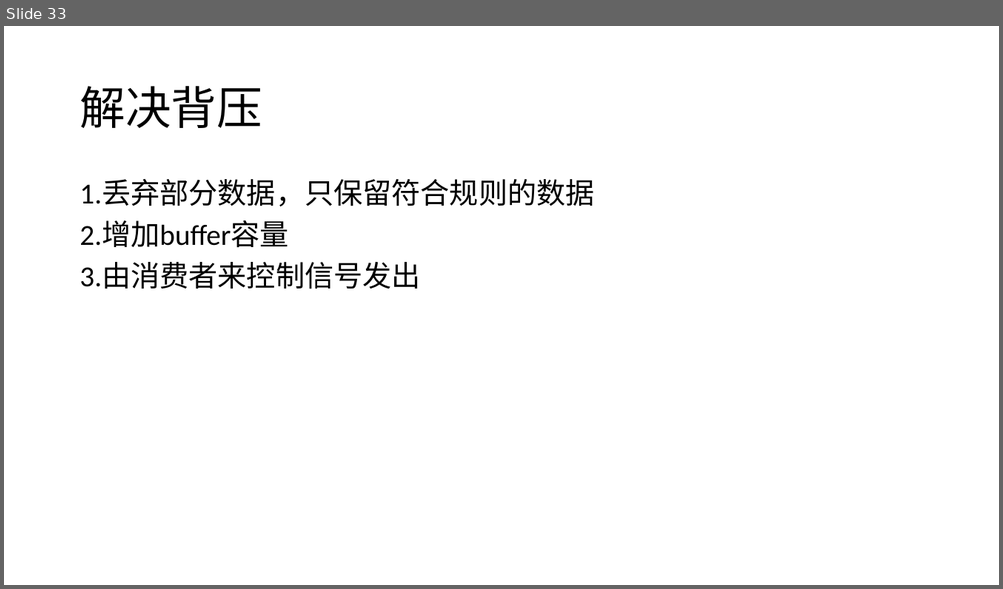
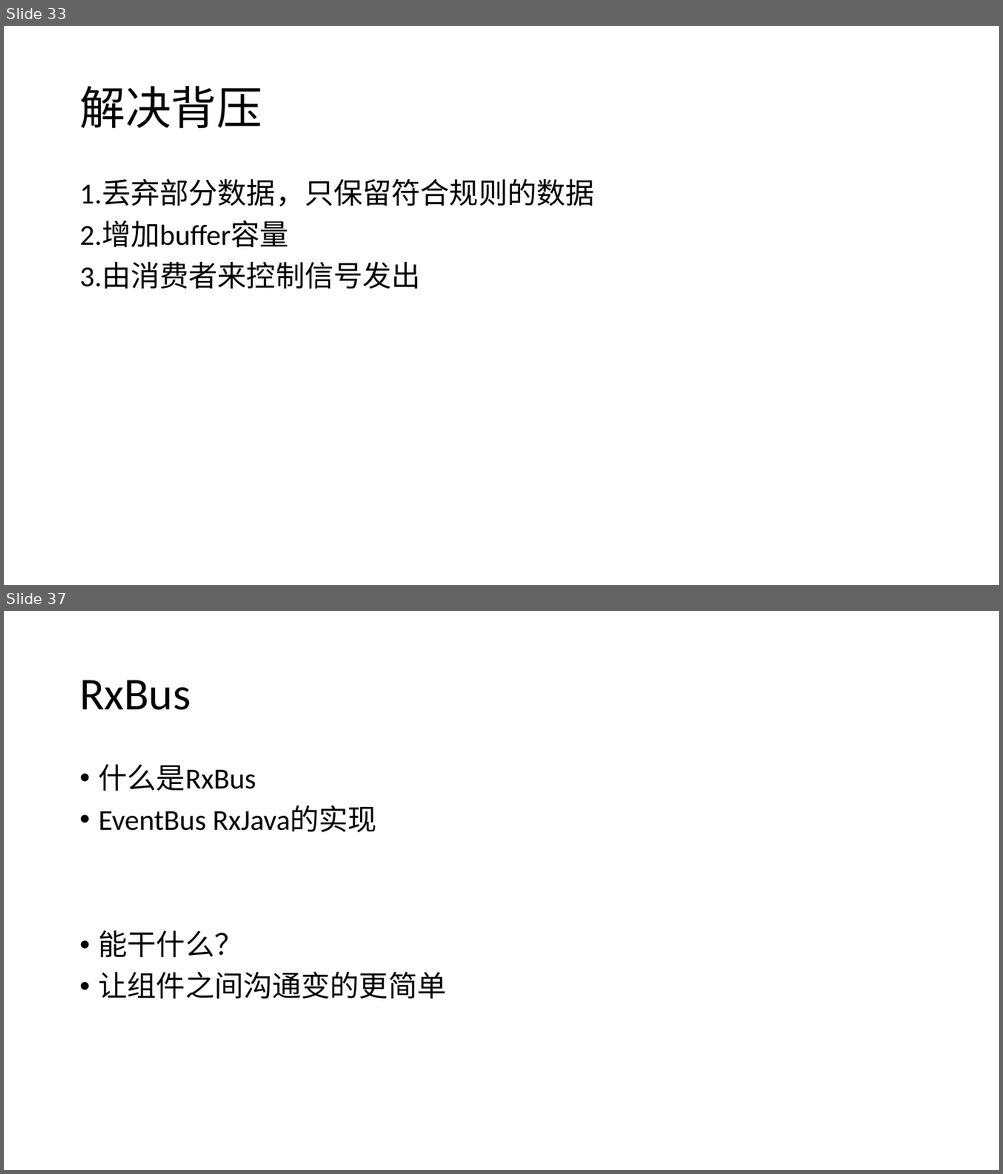
Before and after one commit to CyrusCeasar/rxjava_demo, a slide deck: res/rxJava.pptx. Shown one above the other, each under a label of ours: slide 33 before the commit, slides 33 and 37 after it; the slides between them are not shown. The pictures are 1003x589 and 1003x1174 pixels, drawn with LibreOffice and Linux fonts; fonts in the diff are those of the drawing. Boxes give left, top, right and bottom in pixels: in the first picture for what was removed or moved away, otherwise in the second. Text is boxed around its words. In the diff, an @@ line names an element or a change of style, - is before the commit and + after.

```diff
--- a/res/rxJava.pptx
+++ b/res/rxJava.pptx
@@ slide 37 added at (4, 611, 999, 1170), background #FFFFFF @@
@@ title added at (79, 680, 190, 710), 44 pt, text #000000 @@
+RxBus
@@ text added at (99, 764, 447, 999), 28 pt, text #000000 @@
+• 什么是RxBus
+• EventBus RxJava的实现
+• 能干什么？
+• 让组件之间沟通变的更简单
```
Also in this commit, not shown: 5 other slides added.
